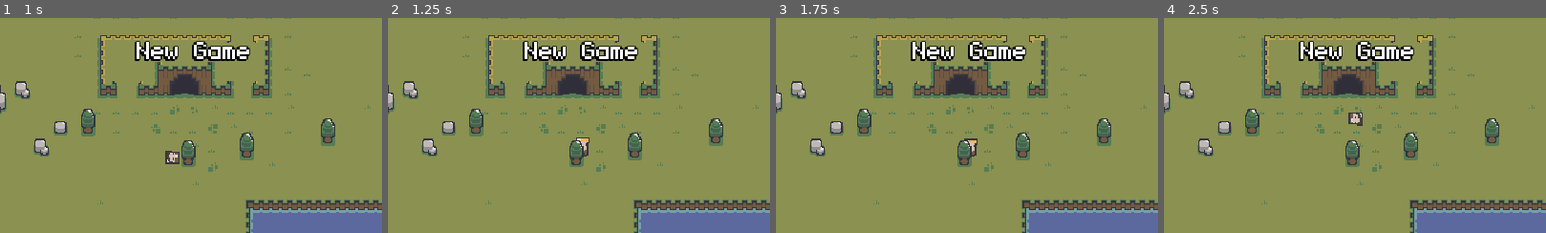
Above: before the commit, frames 1-4 (left to right).
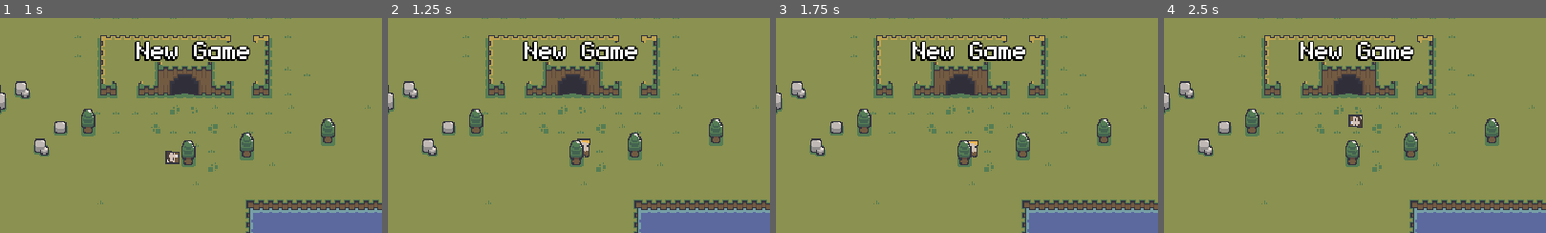
Above: after the commit, the same moments.

Repository: qmarsala/DeliciousDungeon
Game: Godot game, scene res://scenes/game.tscn
Two runs of this game, one before a commit and one after it. Both use one fixed random seed, a clock stepped at 60 frames per second and the inputs below.
Inputs (mouse positions are % of the whole screen's width and height, from its top left):
- Up to frame 1 (1 s): tap Enter at 0.5 s; move the mouse to (72, 45) at 0.52 s; right-click (72, 45) at 0.6 s; tap W (heavy_attack) at 0.8 s
- Up to frame 2 (1.25 s): no input
- Up to frame 3 (1.75 s): move the mouse to (30, 55) at 1.27 s; tap W (heavy_attack) at 1.35 s; tap E (interact) at 1.55 s
- Up to frame 4 (2.5 s): move the mouse to (60, 28) at 2.02 s; tap E (interact) at 2.1 s; right-click (60, 28) at 2.3 s
The pictures show only the part of the screen within x 36-86%, y 16-66%; the shares and areas given below are measured in that part.

Frame 1 is identical in both runs. In frame 2, 0.1% of the frame differs, in the area x 49-53%, y 55-65%; in frame 3, 0.1%; in frame 4, 0.2%, in the area x 47-52%, y 44-66%.

Commit message:
improve woodcutting experience
> hit box
> sound

Diff:
--- a/src/assets/scripts/enemies/enemy.gd
+++ b/src/assets/scripts/enemies/enemy.gd
@@ -25,6 +25,9 @@
 			var dropInstance = pickupScene.instantiate()
 			dropInstance.item = drop
 			dropInstance.position = global_position
+			# todo: this needs to stay 'in world' not in root
+			# should we signal and have a drop manager?
+			# otherwise food doesn't get cleaned up on scene changes
 			get_tree().root.add_child(dropInstance)
 
 func _on_death_timer_timeout():
--- a/src/assets/scripts/levels/forest_tree.gd
+++ b/src/assets/scripts/levels/forest_tree.gd
@@ -1,5 +1,5 @@
 class_name ForestTree
-extends StaticBody2D
+extends Area2D
 
 @export var felled_tree_top: PackedScene
 @export var wood_item: Item
@@ -7,6 +7,9 @@
 
 @onready var sprite_2d: Sprite2D = $Sprite2D
 @onready var health_component: HealthComponent = $HealthComponent
+
+@onready var tree_hit_sound: AudioStreamPlayer2D = $TreeHitSound
+@onready var tree_break_sound: AudioStreamPlayer2D = $TreeBreakSound
 
 func _init() -> void:
 	add_to_group(Interfaces.Interactable, true)
@@ -17,8 +20,13 @@
 func chop():
 	if health_component.is_dead(): return
 
+	if tree_hit_sound:
+		tree_hit_sound.play()
+
 	health_component.take_damage(1)
 	if health_component.is_dead():
+		if tree_break_sound:
+			tree_break_sound.play()
 		create_stump()
 		animate_fell()
 		drop_logs()
--- a/src/assets/scripts/main.gd
+++ b/src/assets/scripts/main.gd
@@ -1,7 +1,6 @@
 extends Node2D
 
 #poc: multi scenes
-#todo: 'global' script? for game/scene management?
 @export var outdoors: PackedScene
 @export var dungeon: PackedScene
 @export var main_menu: PackedScene
--- a/src/assets/scripts/player/player.gd
+++ b/src/assets/scripts/player/player.gd
@@ -17,6 +17,7 @@
 @onready var dash_cooldown_timer: Timer = $DashCooldownTimer
 @onready var state_machine: PlayerStateMachine = $StateMachine
 @onready var hand: Node2D = $Hand
+@onready var interaction_ray_cast: RayCast2D = $InteractionRayCast
 
 #todo: use 'pickup' to get a weapon that enables these attacks
 @onready var magic_attack: MagicAttack = $MagicAttack
@@ -58,6 +59,7 @@
 		move_disabled = true
 
 func _process(delta: float) -> void:
+	interaction_ray_cast.look_at(get_global_mouse_position())
 	#todo: move this to ui layer?
 	move_destination_indicator.global_position = move_target
 	if global_position.distance_to(move_target) <= 5:
@@ -94,15 +96,10 @@
 		player_items[item.item_id] += 1
 
 func interact():
-	var space_state = get_world_2d().direct_space_state
-	var direction = get_global_mouse_position() - global_position
-	var query = PhysicsRayQueryParameters2D.create(global_position, global_position + direction.normalized() * INTERACTION_RANGE)
-	query.exclude = [self]
-	var result = space_state.intersect_ray(query)
+	var result = interaction_ray_cast.get_collider()
 	if not result: return
-	var target = result["collider"] as Node2D
-	if Interfaces.is_interface(target, Interfaces.Interactable):
-		target.interact(self)
+	if Interfaces.is_interface(result, Interfaces.Interactable):
+		result.interact(self)
 
 func _on_hunger_timer_timeout() -> void:
 	if not hunger_enabled or is_dead(): return
--- a/src/scenes/levels/tree.tscn
+++ b/src/scenes/levels/tree.tscn
@@ -6,10 +6,11 @@
 [ext_resource type="Resource" uid="uid://dfkt24ubih6n6" path="res://assets/data/items/wood.tres" id="3_l5na6"]
 [ext_resource type="PackedScene" uid="uid://ydoamsvkvmjd" path="res://scenes/components/health_component.tscn" id="3_vqeq6"]
 [ext_resource type="PackedScene" uid="uid://bq43heu5kffs1" path="res://scenes/items/pickup.tscn" id="4_cnckc"]
+[ext_resource type="AudioStream" uid="uid://bptdhvbi4eb2m" path="res://assets/audio/hit_tree.wav" id="7_3kwa6"]
+[ext_resource type="AudioStream" uid="uid://03vbuukyhaa4" path="res://assets/audio/tree_break.wav" id="8_ebkim"]
 
-[sub_resource type="CapsuleShape2D" id="CapsuleShape2D_ospfv"]
-radius = 4.0
-height = 12.0
+[sub_resource type="RectangleShape2D" id="RectangleShape2D_o18qs"]
+size = Vector2(12, 23)
 
 [sub_resource type="Animation" id="Animation_rcunq"]
 length = 0.001
@@ -48,17 +49,21 @@
 "receive_damage": SubResource("Animation_rd3it")
 }
 
-[node name="Tree" type="StaticBody2D"]
+[sub_resource type="CapsuleShape2D" id="CapsuleShape2D_ospfv"]
+radius = 4.0
+height = 12.0
+
+[node name="Tree" type="Area2D"]
 y_sort_enabled = true
+monitoring = false
 script = ExtResource("1_cgee7")
 felled_tree_top = ExtResource("2_a2c71")
 wood_item = ExtResource("3_l5na6")
 pickup_scene = ExtResource("4_cnckc")
 
-[node name="CollisionShape2D" type="CollisionShape2D" parent="."]
-position = Vector2(0, -4)
-rotation = 1.5708
-shape = SubResource("CapsuleShape2D_ospfv")
+[node name="ChopHitbox" type="CollisionShape2D" parent="."]
+position = Vector2(0, -11.5)
+shape = SubResource("RectangleShape2D_o18qs")
 
 [node name="Sprite2D" type="Sprite2D" parent="."]
 position = Vector2(0, -11.5)
@@ -76,3 +81,16 @@
 libraries = {
 "": SubResource("AnimationLibrary_l23id")
 }
+
+[node name="Stump" type="StaticBody2D" parent="."]
+
+[node name="StumpCollision" type="CollisionShape2D" parent="Stump"]
+position = Vector2(0, -4)
+rotation = 1.5708
+shape = SubResource("CapsuleShape2D_ospfv")
+
+[node name="TreeHitSound" type="AudioStreamPlayer2D" parent="."]
+stream = ExtResource("7_3kwa6")
+
+[node name="TreeBreakSound" type="AudioStreamPlayer2D" parent="."]
+stream = ExtResource("8_ebkim")
--- a/src/scenes/player.tscn
+++ b/src/scenes/player.tscn
@@ -243,7 +243,7 @@
 frame_progress = 0.0199755
 
 [node name="CollisionShape" type="CollisionShape2D" parent="."]
-position = Vector2(0, -6)
+position = Vector2(0, -8)
 shape = SubResource("CapsuleShape2D_kh2an")
 
 [node name="Hand" type="Node2D" parent="."]
@@ -318,6 +318,13 @@
 region_enabled = true
 region_rect = Rect2(76, 175, 8, 8)
 
+[node name="InteractionRayCast" type="RayCast2D" parent="."]
+position = Vector2(0, -8)
+target_position = Vector2(15, 0)
+hit_from_inside = true
+collide_with_areas = true
+collide_with_bodies = false
+
 [connection signal="HealthDepleted" from="HealthComponent" to="." method="_on_health_depleted"]
 [connection signal="ranged_attack" from="MagicAttack" to="." method="_on_magic_attack"]
 [connection signal="ranged_attack_charge" from="MagicAttack" to="." method="_on_magic_attack_charge"]
Not shown, added: src/assets/audio/hit_tree.wav.import
Not shown, added: src/assets/audio/tree_break.wav.import
Not shown: 1 places in src/scenes/levels/tree.tscn that only renumber resources
Not shown, added: src/assets/audio/hit_tree.wav
Not shown, added: src/assets/audio/tree_break.wav
